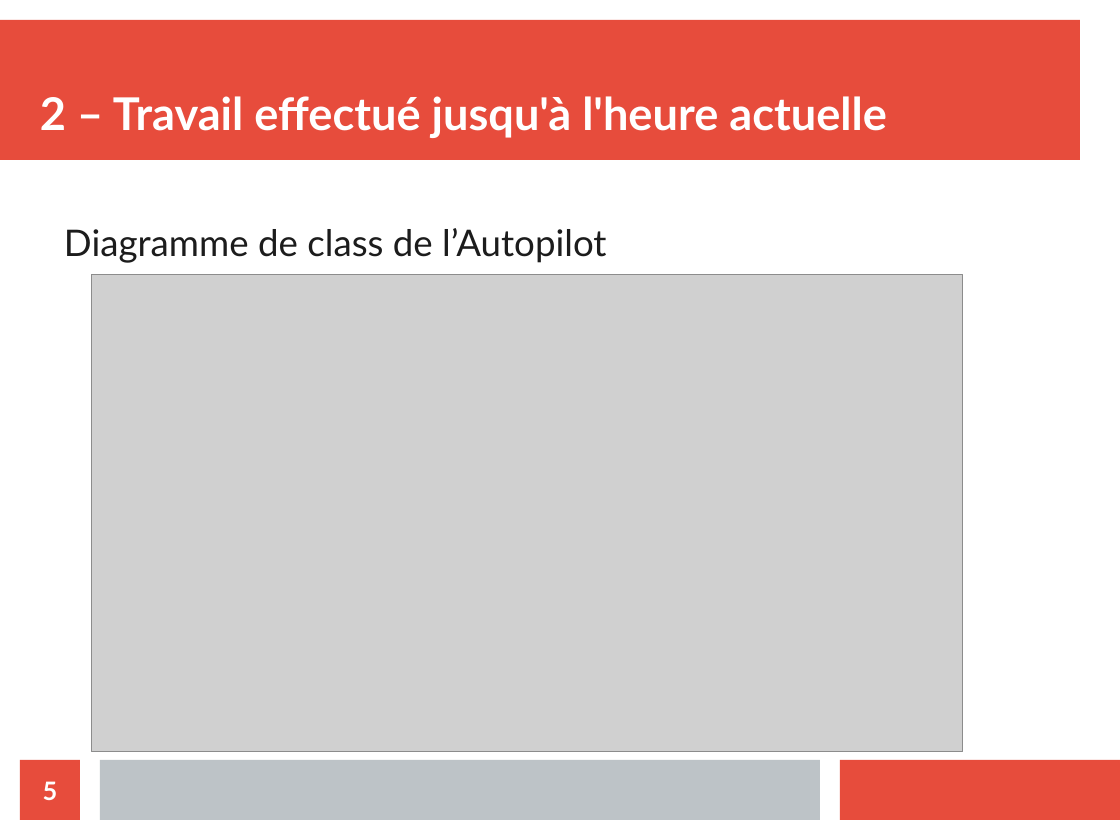
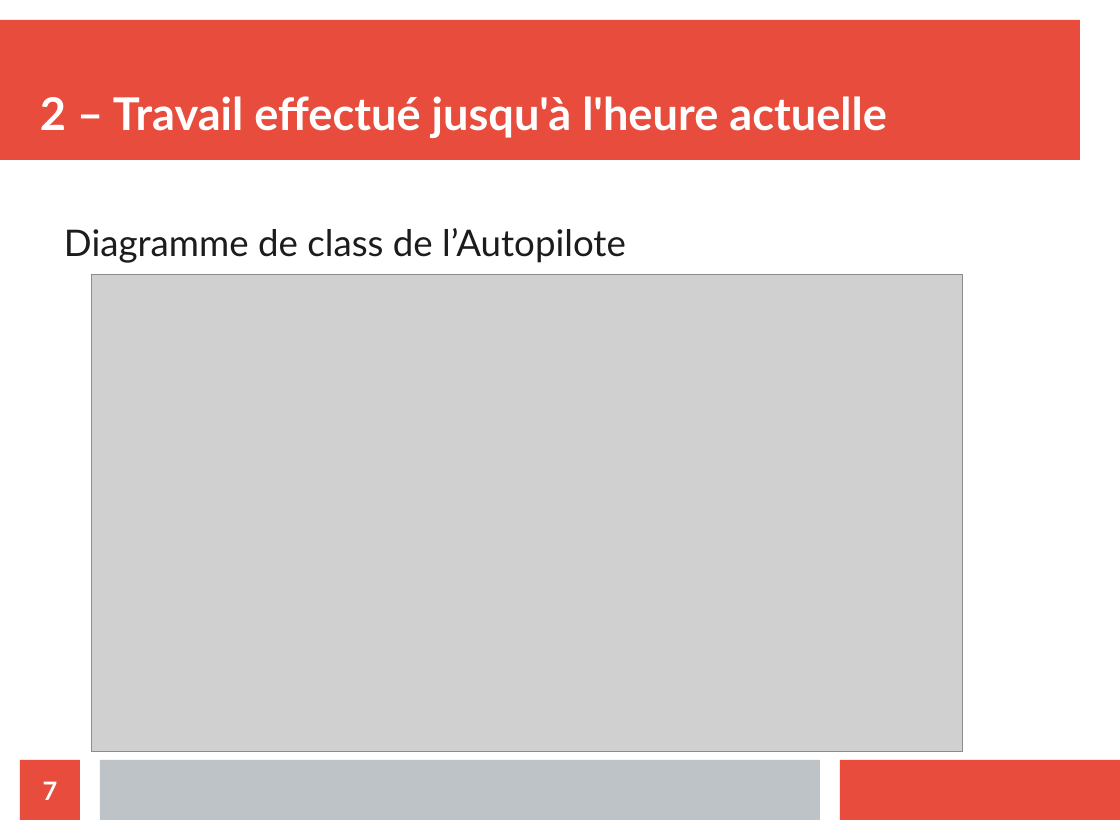
Before and after one commit to athmanmekh/AuttoPIlote-X-OPEN-PILOT, a slide deck: slide 7 of presentation/presentation 2/diapoPresentation.odp (slide 5 before the commit). Drawn at 1120x840 pixels with LibreOffice and Linux fonts; fonts in the diff are those of the drawing; grey boxes stand for pictures. Boxes give left, top, right and bottom in pixels: in the first picture for what was removed or moved away, otherwise in the second. Text is boxed around its words. In the diff, an @@ line names an element or a change of style, - is before the commit and + after.

```diff
--- a/presentation/presentation 2/diapoPresentation.odp
+++ b/presentation/presentation 2/diapoPresentation.odp
@@ text at box(64, 228, 626, 263): text changed @@
-Diagramme de class de l’Autopilot
+Diagramme de class de l’Autopilote
@@ page number at box(43, 781, 58, 800): text changed @@
-5
+7
```
Also in this commit, not shown: 7 other slides changed, 1 slide added, 3 slides removed, 1 other file.
